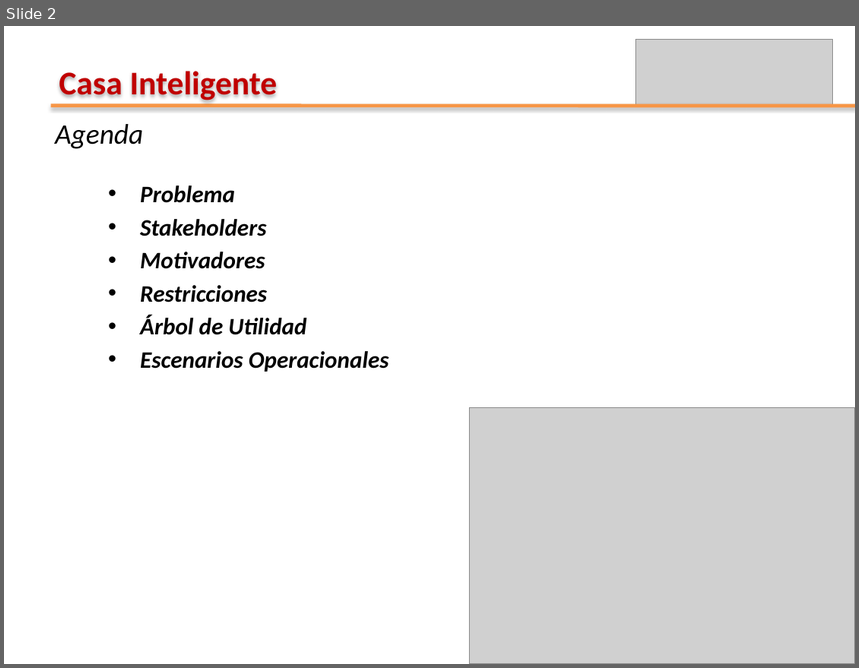
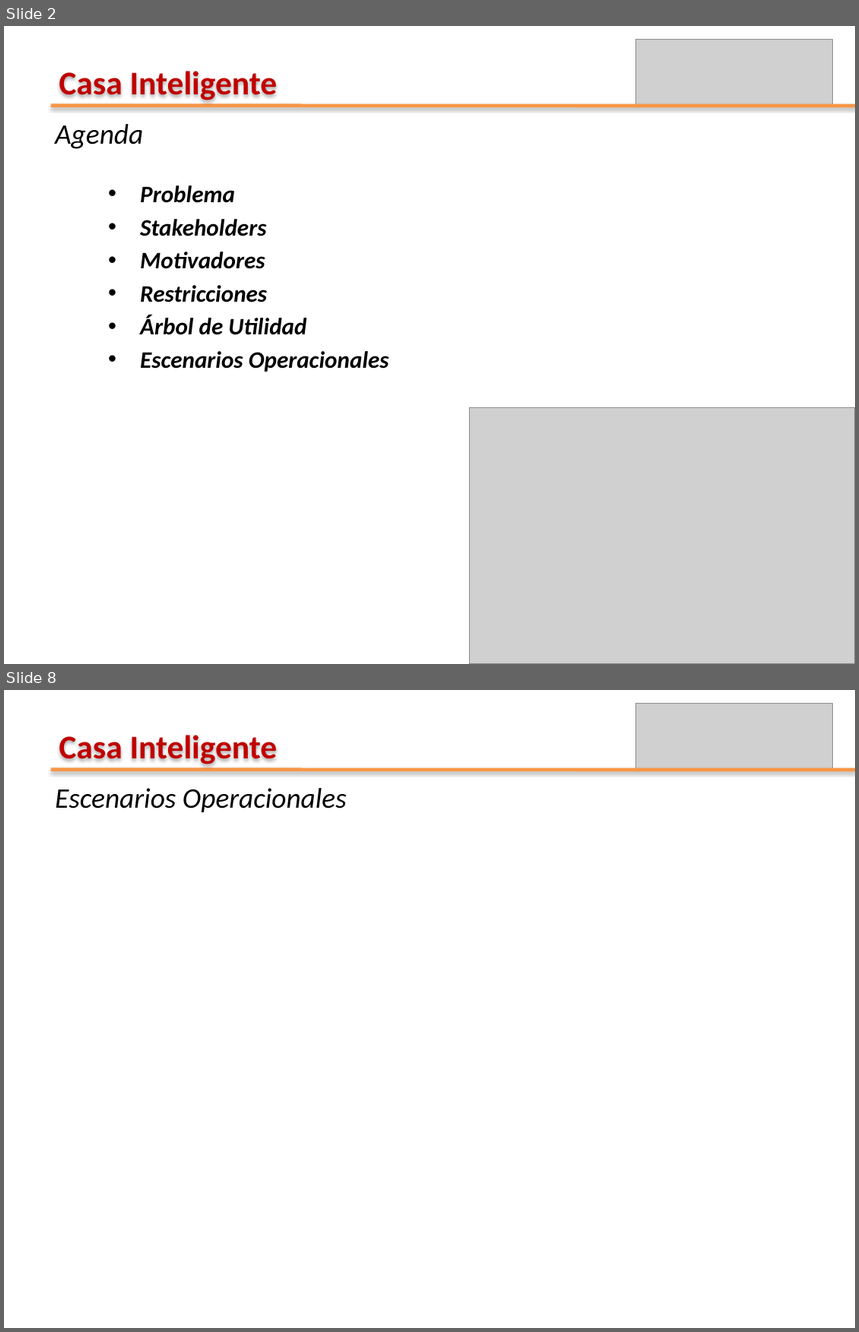
Before and after one commit to leseroth/ingenium-managment, a slide deck: CSOF5204 Arquitectura de Software/0609PrimeraEntregaSAD.pptx. Shown one above the other, each under a label of ours: slide 2 before the commit, slides 2 and 8 after it; the slides between them are not shown. The pictures are 859x668 and 859x1332 pixels, drawn with LibreOffice and Linux fonts; fonts in the diff are those of the drawing; grey boxes stand for pictures. Boxes give left, top, right and bottom in pixels: in the first picture for what was removed or moved away, otherwise in the second. Text is boxed around its words. In the diff, an @@ line names an element or a change of style, - is before the commit and + after.

```diff
--- a/CSOF5204 Arquitectura de Software/0609PrimeraEntregaSAD.pptx
+++ b/CSOF5204 Arquitectura de Software/0609PrimeraEntregaSAD.pptx
@@ slide 8 added at bbox=[4, 690, 855, 1328], background #FFFFFF @@
@@ picture added at bbox=[636, 704, 833, 770] @@
@@ text added at bbox=[59, 735, 278, 764], 28 pt, text #C00000, bold @@
+Casa Inteligente
@@ line added from (51, 770) to (855, 770), #F79646 3 pt @@
@@ text added at bbox=[55, 788, 347, 812], 24 pt, text #000000, italic @@
+Escenarios Operacionales
```
Also in this commit, not shown: 5 other slides added, 1 other file.
